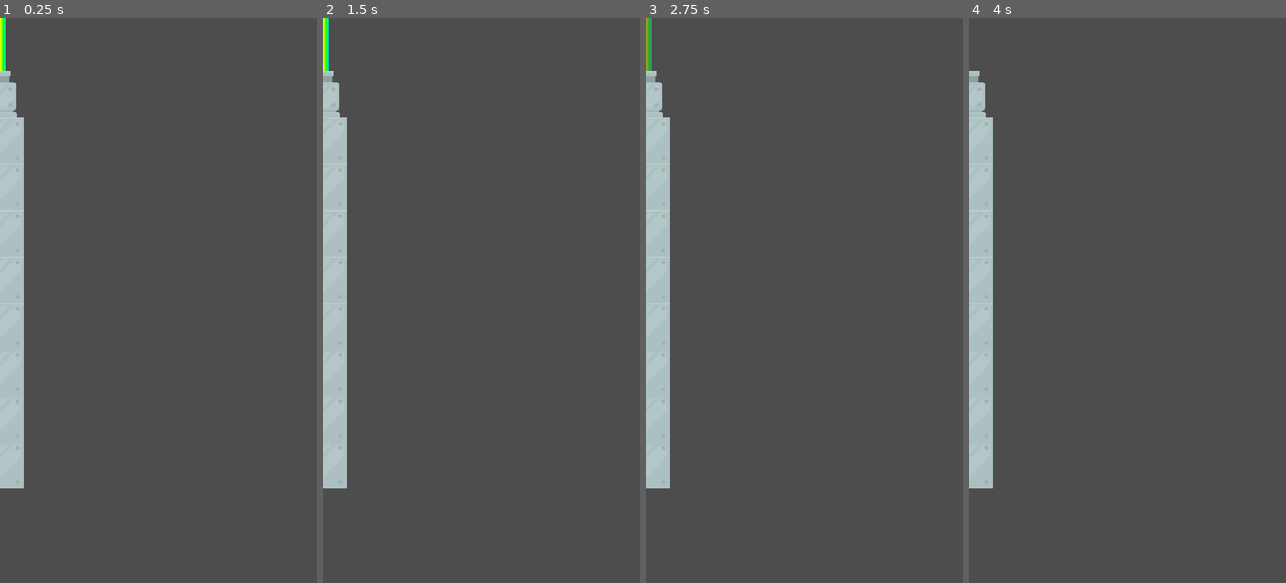
Above: before the commit, frames 1-4 (left to right).
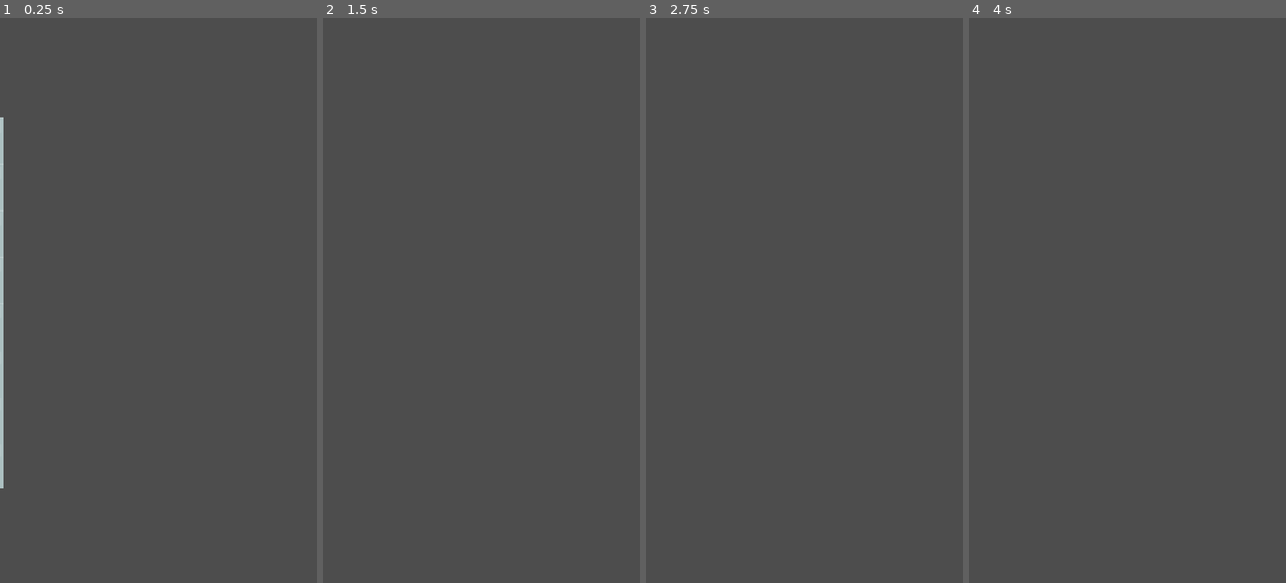
Above: after the commit, the same moments.

Repository: asteya01/Summer25
Game: Godot game, scene res://Scenes/Pipes/Pipes.tscn
Two runs of this game, one before a commit and one after it. Both use one fixed random seed, a clock stepped at 60 frames per second and the inputs below. This scene is started directly instead of the project's main scene.
Inputs (mouse positions are in pixels of both pictures, inside the frame that each line leads up to):
- Up to frame 1 (0.25 s): no input
- Up to frame 2 (1.5 s): move the mouse to (551, 272) at 0.52 s; click (551, 272) at 0.77 s; move the mouse to (418, 328) at 1.27 s
- Up to frame 3 (2.75 s): click (741, 328) at 1.52 s; move the mouse to (836, 176) at 2.02 s
- Up to frame 4 (4 s): move the mouse to (1111, 413) at 2.77 s; click (1111, 413) at 3.02 s; move the mouse to (1222, 385) at 3.52 s; click (1222, 385) at 3.77 s

The runs differ from the first frame. In frame 1, 4.8% of the frame differs, in the area x 0-8%, y 0-84%; in frame 2, 5.5%; in frame 3, 5.5%; in frame 4, 5.3%.

Commit message:
June 10th Final Commit of the day

Diff:
--- a/Tappy/Scenes/Game.tscn
+++ b/Tappy/Scenes/Game.tscn
@@ -7,6 +7,7 @@
 [node name="Game" type="Node2D"]
 
 [node name="Rocks2" type="Sprite2D" parent="."]
+visible = false
 position = Vector2(215, 317)
 texture = ExtResource("1_ebmjs")
 
@@ -15,3 +16,15 @@
 
 [node name="StaticBody2D" parent="." instance=ExtResource("3_j5yw3")]
 position = Vector2(0, 2)
+
+[node name="PipesHolder" type="Node" parent="."]
+
+[node name="SpawnTimer" type="Timer" parent="."]
+wait_time = 1.2
+autostart = true
+
+[node name="UpperPoint" type="Marker2D" parent="."]
+position = Vector2(583, 310)
+
+[node name="LowerPoint" type="Marker2D" parent="."]
+position = Vector2(587, 573)
--- /dev/null
+++ b/Tappy/Scenes/Pipes/Pipes.gd
@@ -0,0 +1,26 @@
+extends Node2D
+
+
+const SPEED: float = 120.0
+const OFF_SCREEN: float = 100.0
+
+# Called when the node enters the scene tree for the first time.
+func _ready() -> void:
+	pass # Replace with function body.
+
+
+# Called every frame. 'delta' is the elapsed time since the previous frame.
+func _process(delta: float) -> void:
+	position.x -= SPEED * delta
+
+	if position.x < get_viewport_rect().position.x - OFF_SCREEN:
+		die()
+
+
+func die() -> void:
+	set_process(false)
+	queue_free()
+
+func _on_screen_exited() -> void:
+	print("_on_screen_exited")
+	die()
--- a/Tappy/Scenes/Pipes/Pipes.tscn
+++ b/Tappy/Scenes/Pipes/Pipes.tscn
@@ -1,9 +1,11 @@
-[gd_scene load_steps=3 format=3 uid="uid://cpsbdwb3ansbh"]
+[gd_scene load_steps=4 format=3 uid="uid://cpsbdwb3ansbh"]
 
 [ext_resource type="PackedScene" uid="uid://cyskgrd06muvd" path="res://Scenes/Laser/Laser.tscn" id="1_nqmk8"]
+[ext_resource type="Script" uid="uid://yw2al7jlo2m4" path="res://Scenes/Pipes/Pipes.gd" id="1_u8oov"]
 [ext_resource type="PackedScene" uid="uid://bdb46dwpiw3vf" path="res://Scenes/Pipe/Pipe.tscn" id="2_u8oov"]
 
 [node name="Pipes" type="Node2D"]
+script = ExtResource("1_u8oov")
 
 [node name="Laser" parent="." instance=ExtResource("1_nqmk8")]
 
@@ -15,3 +17,6 @@
 rotation = 3.14159
 
 [node name="VisibleOnScreenNotifier2D" type="VisibleOnScreenNotifier2D" parent="."]
+position = Vector2(204, 0)
+
+[connection signal="screen_exited" from="VisibleOnScreenNotifier2D" to="." method="_on_screen_exited"]
Not shown, added: Tappy/Scenes/Pipes/Pipes.gd.uid
